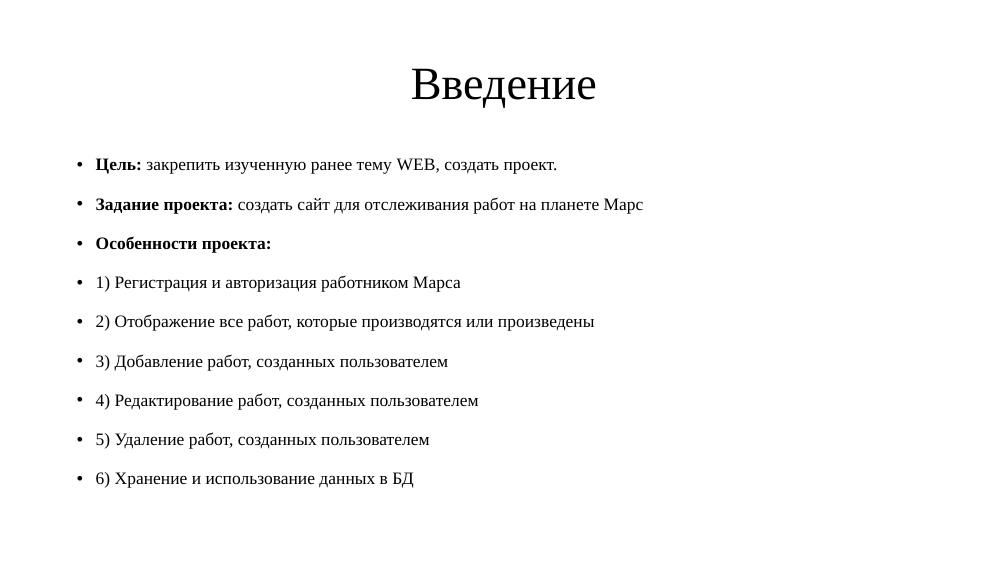
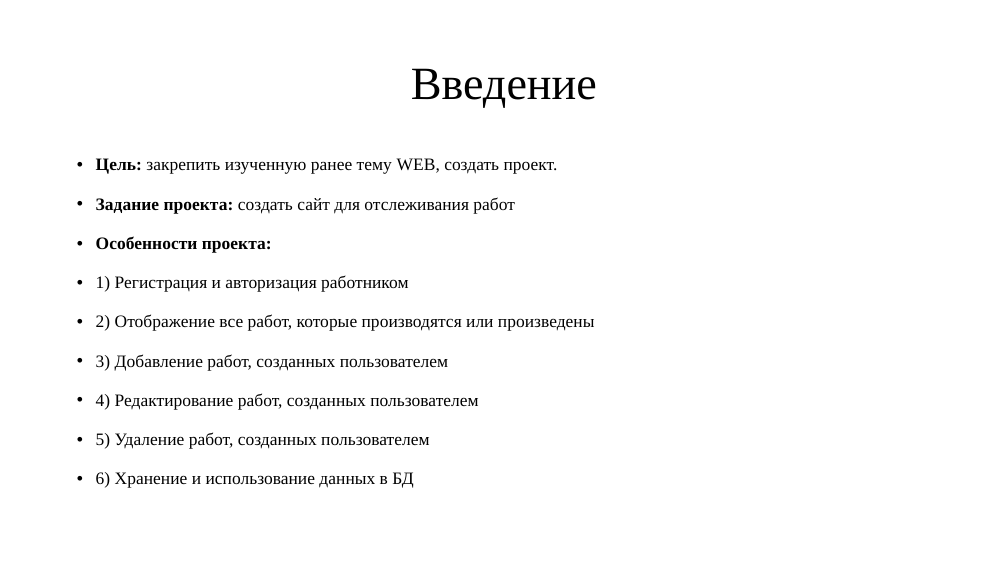
Before and after one commit to Flovv3r/Project_WEB, a slide deck: slide 2 of Презентация WEB.pptx. Drawn at 1008x567 pixels with LibreOffice and Linux fonts; fonts in the diff are those of the drawing. Boxes give left, top, right and bottom in pixels: in the first picture for what was removed or moved away, otherwise in the second. Text is boxed around its words. In the diff, an @@ line names an element or a change of style, - is before the commit and + after.

```diff
--- a/Презентация WEB.pptx
+++ b/Презентация WEB.pptx
@@ text at [96,197,515,214]: text changed @@
-• Задание проекта: создать сайт для отслеживания работ на планете Марс
+• Задание проекта: создать сайт для отслеживания работ
@@ text at [96,275,408,292]: text changed @@
-• 1) Регистрация и авторизация работником Марса
+• 1) Регистрация и авторизация работником
```
Also in this commit, not shown: 2 other files.
